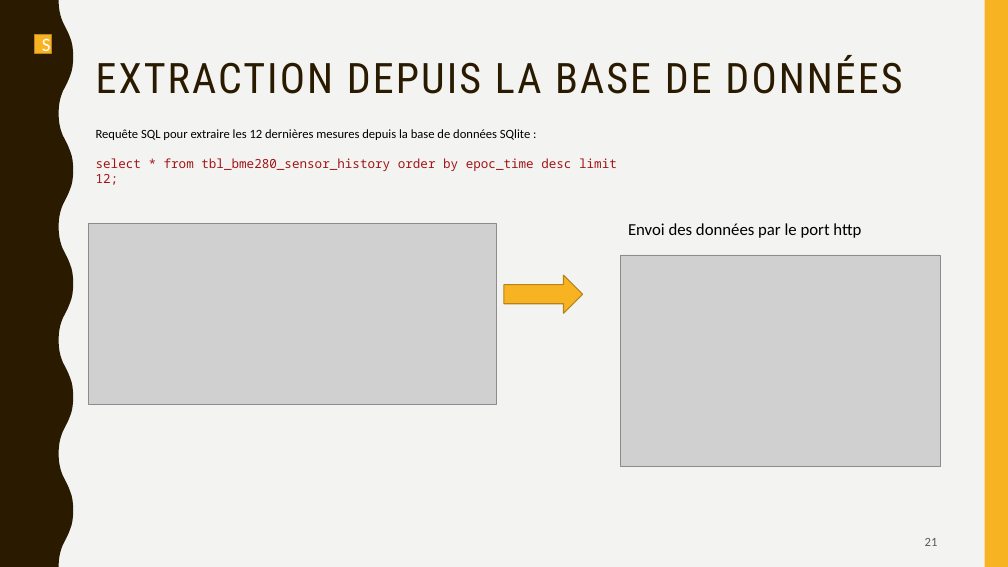
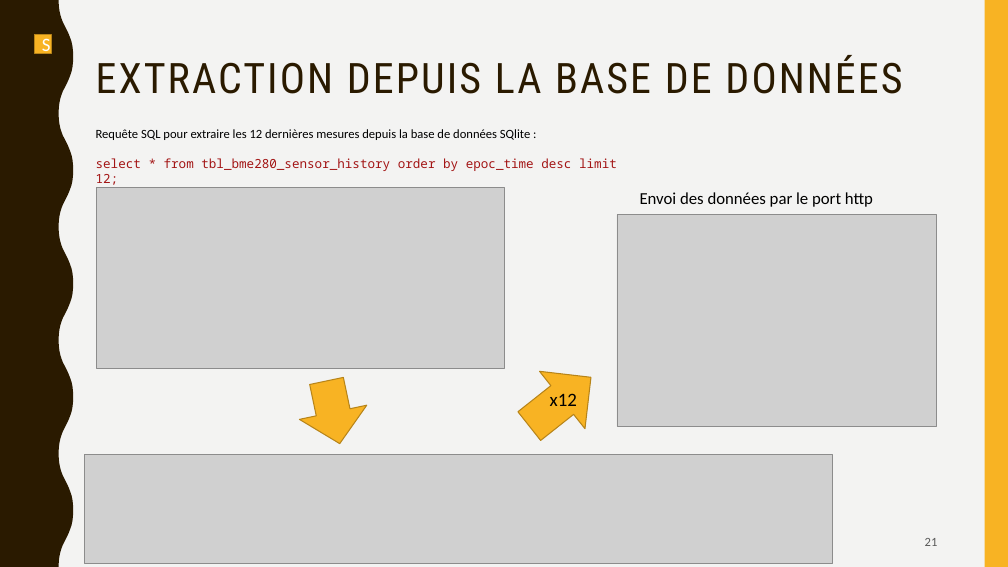
Before and after one commit to aiekick/ProjectStationMeteo, a slide deck: slide 21 of doc/StationMeteo_Soutenance_Stephane.pptx. Drawn at 1008x567 pixels with LibreOffice and Linux fonts; fonts in the diff are those of the drawing; grey boxes stand for pictures. Boxes give left, top, right and bottom in pixels: in the first picture for what was removed or moved away, otherwise in the second. Text is boxed around its words. In the diff, an @@ line names an element or a change of style, - is before the commit and + after.

```diff
--- a/doc/StationMeteo_Soutenance_Stephane.pptx
+++ b/doc/StationMeteo_Soutenance_Stephane.pptx
@@ picture: place and size @@
-picture at [88, 224, 496, 405]
+picture at [96, 188, 504, 368]
@@ text "Envoi des données par le ...": place and size @@
-text "Envoi des données par le ..." at [628, 223, 861, 238]
+text "Envoi des données par le ..." at [640, 192, 873, 207]
@@ picture: place and size @@
-picture at [621, 255, 940, 467]
+picture at [617, 215, 936, 426]
@@ right arrow added at [507, 349, 614, 455], fill #F8B323, outline #B7841A 1 pt @@
@@ right arrow at [293, 374, 373, 451]: rotation 0 to 78 degrees @@
@@ text added at [550, 393, 577, 406], 18 pt, text #000000 @@
+x12
@@ picture added at [85, 455, 833, 563] @@
```
Also in this commit, not shown: 16 other slides changed, 2 slides added, 3 slides removed.
